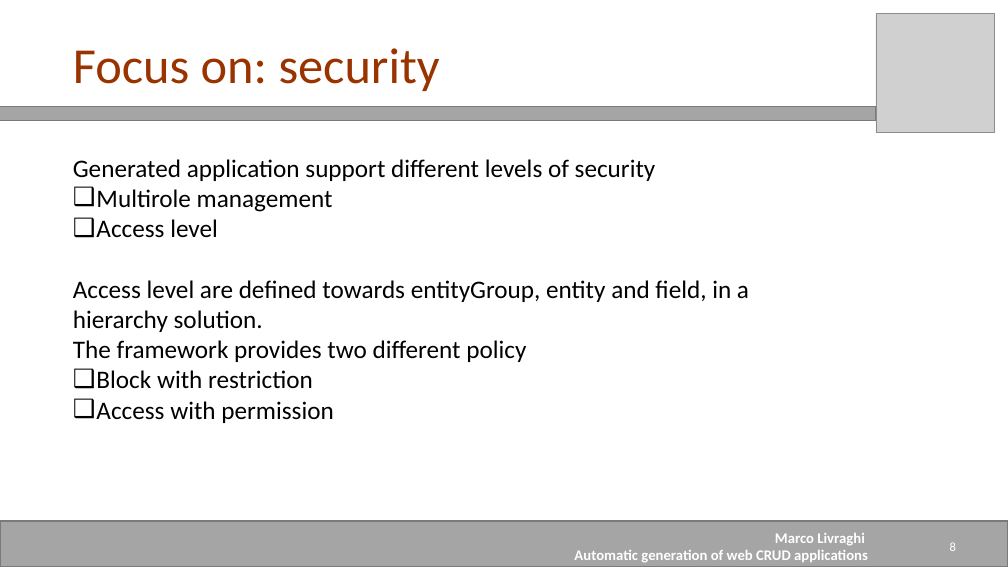
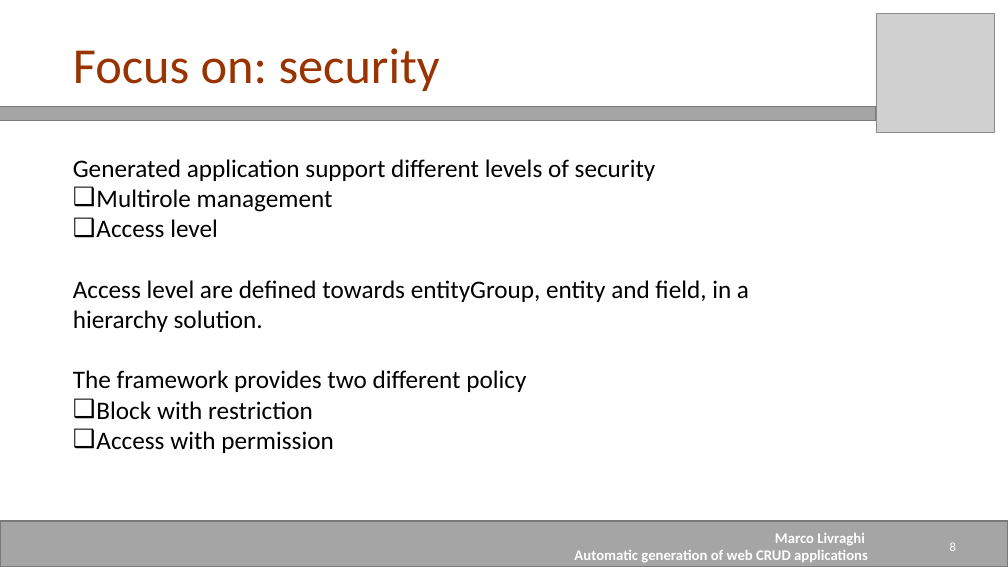
Before and after one commit to mrclivraghi/Anggen, a slide deck: slide 8 of Documentation/Presentation_Livraghi.pptx. Drawn at 1008x567 pixels with LibreOffice and Linux fonts; fonts in the diff are those of the drawing; grey boxes stand for pictures. Boxes give left, top, right and bottom in pixels: in the first picture for what was removed or moved away, otherwise in the second. Text is boxed around its words. In the diff, an @@ line names an element or a change of style, - is before the commit and + after.

```diff
--- a/Documentation/Presentation_Livraghi.pptx
+++ b/Documentation/Presentation_Livraghi.pptx
@@ text "Generated application support different levels ..." rewrapped from bbox=[73, 159, 749, 423] to bbox=[73, 159, 749, 453] @@
```
Also in this commit, not shown: 7 other slides changed, 1 other file.
